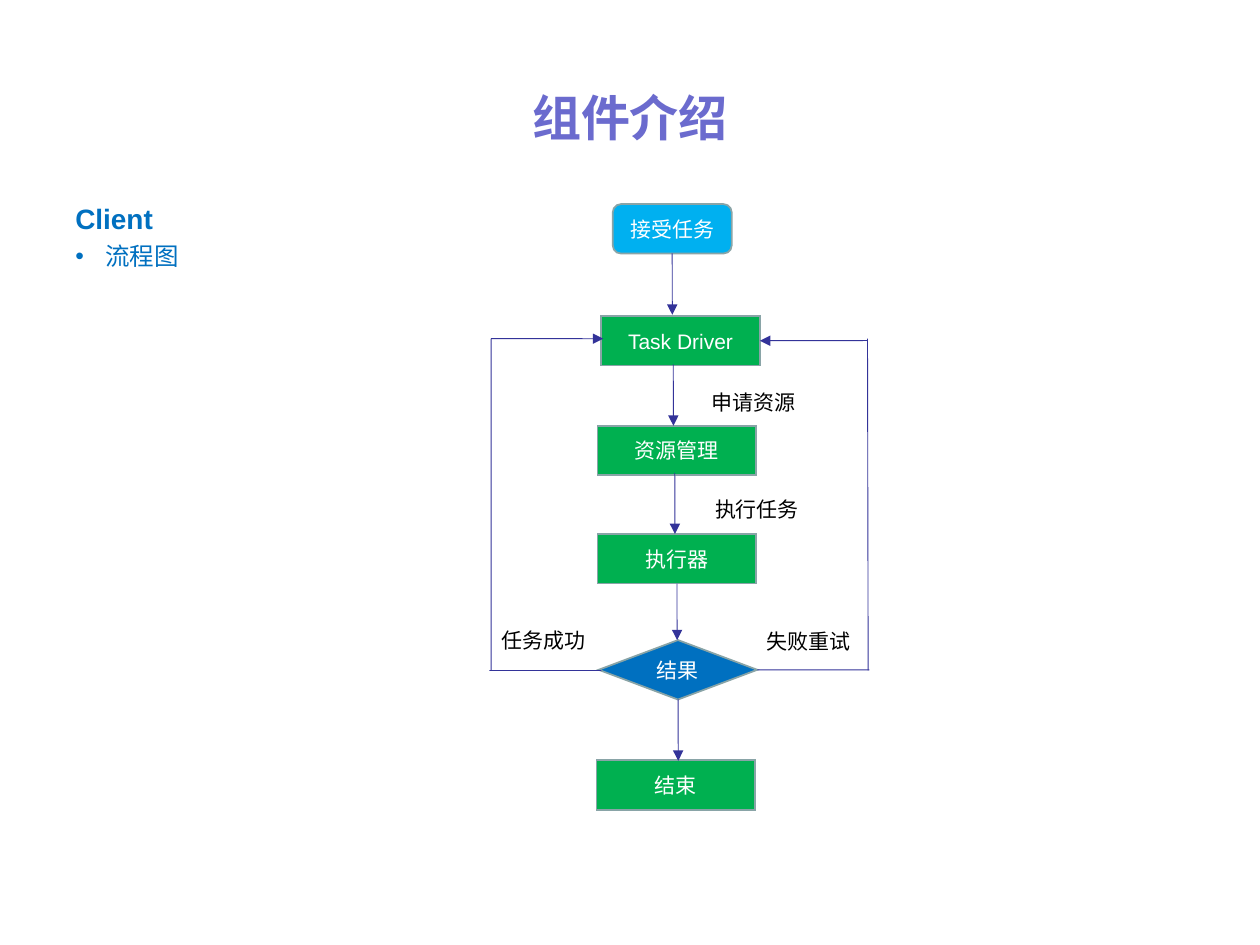
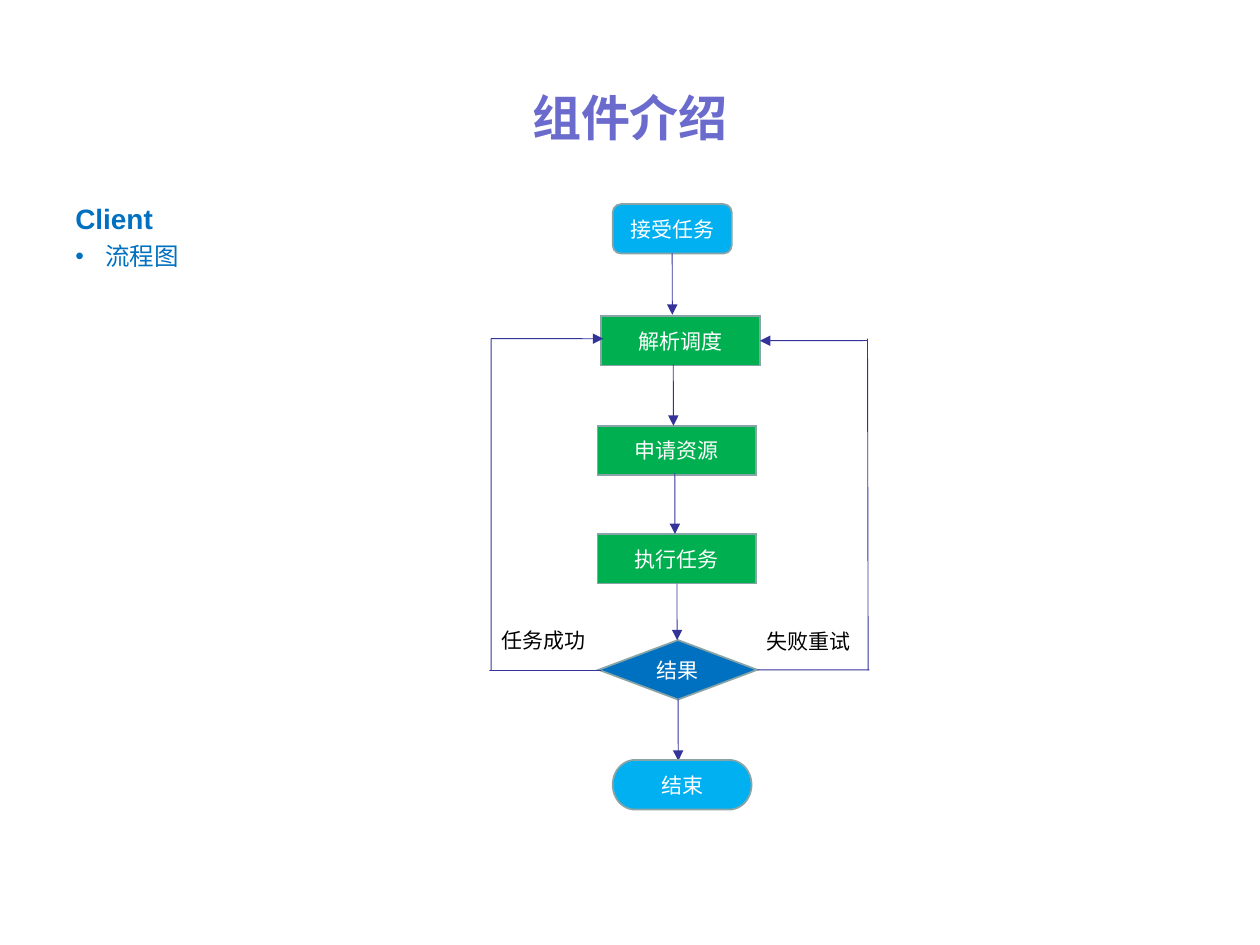
Before and after one commit to ylpu/distribute-scheduler, a slide deck: slide 7 of files/dis-scheduler.ppt. Drawn at 1260x945 pixels with LibreOffice and Linux fonts; fonts in the diff are those of the drawing. Boxes give left, top, right and bottom in pixels: in the first picture for what was removed or moved away, otherwise in the second. Text is boxed around its words. In the diff, an @@ line names an element or a change of style, - is before the commit and + after.

```diff
--- a/files/dis-scheduler.ppt
+++ b/files/dis-scheduler.ppt
@@ text in rectangle at (639, 331, 723, 351): text changed @@
-Task Driver
+解析调度
@@ rectangle "申请资源": place and size @@
-rectangle "申请资源" at (712, 392, 796, 412)
+rectangle "申请资源" at (597, 426, 756, 475)
@@ rectangle "申请资源" at (597, 426, 756, 475): text colour #000000 to #FFFFFF; alignment left to centre; vertical alignment top to middle; fill none to #00B050; outline none to #89A4A7 0.99 pt @@
@@ rectangle removed at (597, 426, 756, 475) @@
-资源管理
@@ text removed at (715, 499, 799, 519) @@
-执行任务
@@ text in rectangle at (635, 549, 719, 569): text changed @@
-执行器
+执行任务
@@ pill shape "结束": place and size @@
-pill shape "结束" at (596, 760, 755, 809)
+pill shape "结束" at (612, 760, 751, 809)
@@ pill shape "结束" at (612, 760, 751, 809): rectangle to pill shape; fill #00B050 to #00B0F0 @@
```
Also in this commit, not shown: 6 other slides changed, 4 other files.
